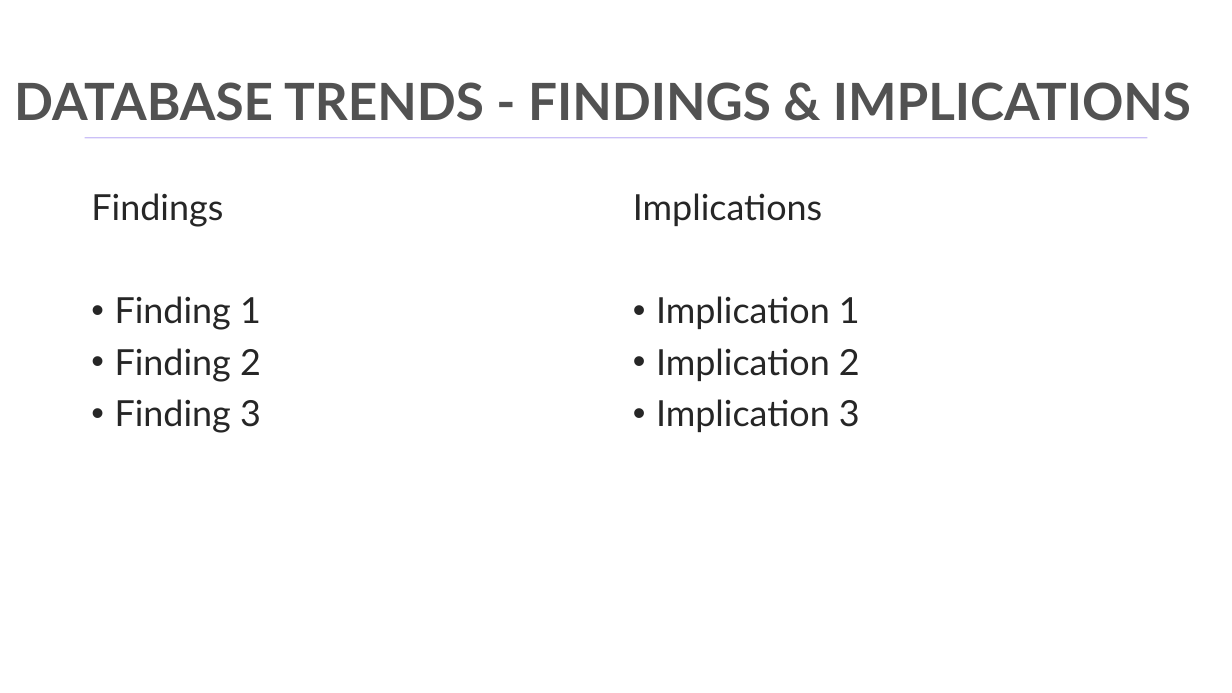
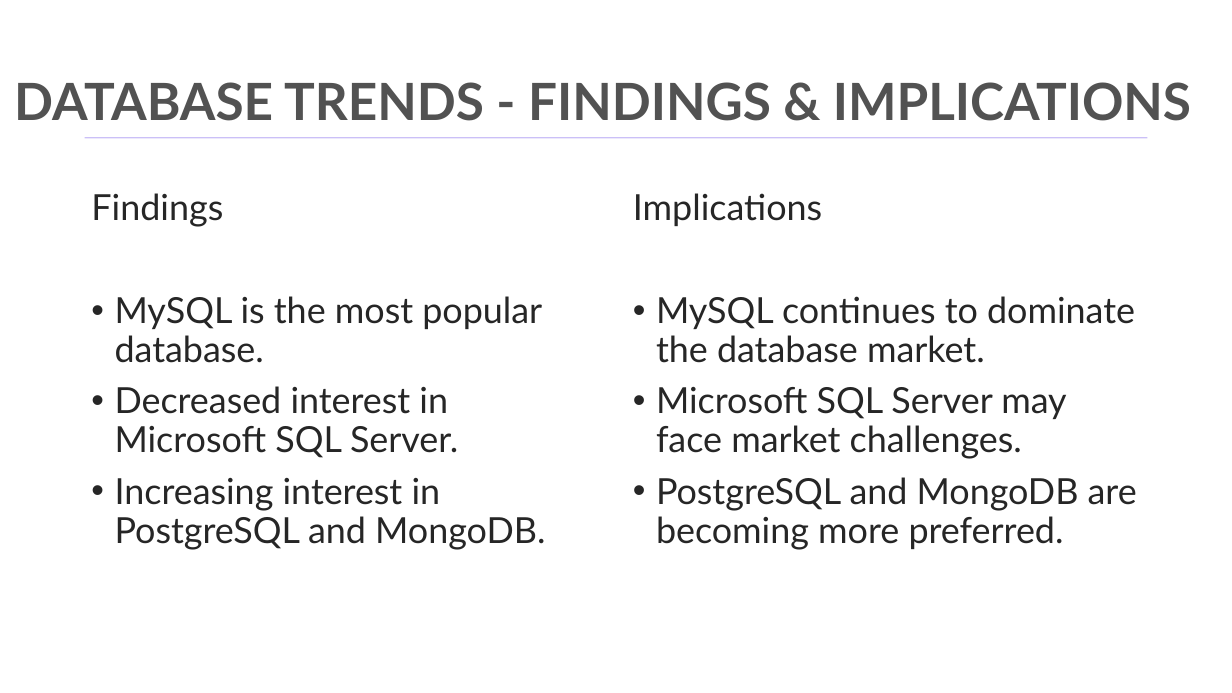
Before and after one commit to Hasan082/Data-Analysis, a slide deck: slide 9 of Capstone_project/Capstone_Project_Md_hasanuzzaman.pptx. Drawn at 1232x693 pixels with LibreOffice and Linux fonts; fonts in the diff are those of the drawing; background and template pictures are left out. Boxes give left, top, right and bottom in pixels: in the first picture for what was removed or moved away, otherwise in the second. Text is boxed around its words. In the diff, an @@ line names an element or a change of style, - is before the commit and + after.

```diff
--- a/Capstone_project/Capstone_Project_Md_hasanuzzaman.pptx
+++ b/Capstone_project/Capstone_Project_Md_hasanuzzaman.pptx
@@ text at bbox=[115, 296, 545, 550]: text changed @@
-• Finding 1
-• Finding 2
-• Finding 3
+• MySQL is the most popular database.
+• Decreased interest in Microsoft SQL Server.
+• Increasing interest in PostgreSQL and MongoDB.
@@ text at bbox=[656, 296, 1137, 550]: text changed @@
-• Implication 1
-• Implication 2
-• Implication 3
+• MySQL continues to dominate the database market.
+• Microsoft SQL Server may face market challenges.
+• PostgreSQL and MongoDB are becoming more preferred.
```
Also in this commit, not shown: 6 other slides changed, 2 other files.
